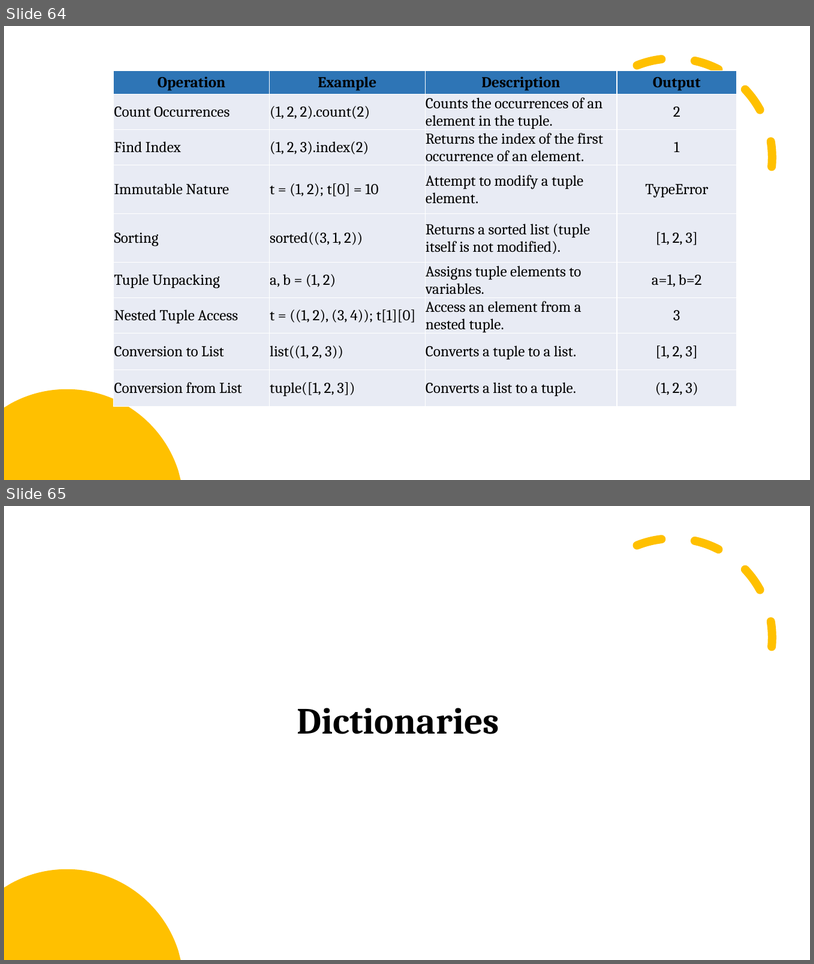
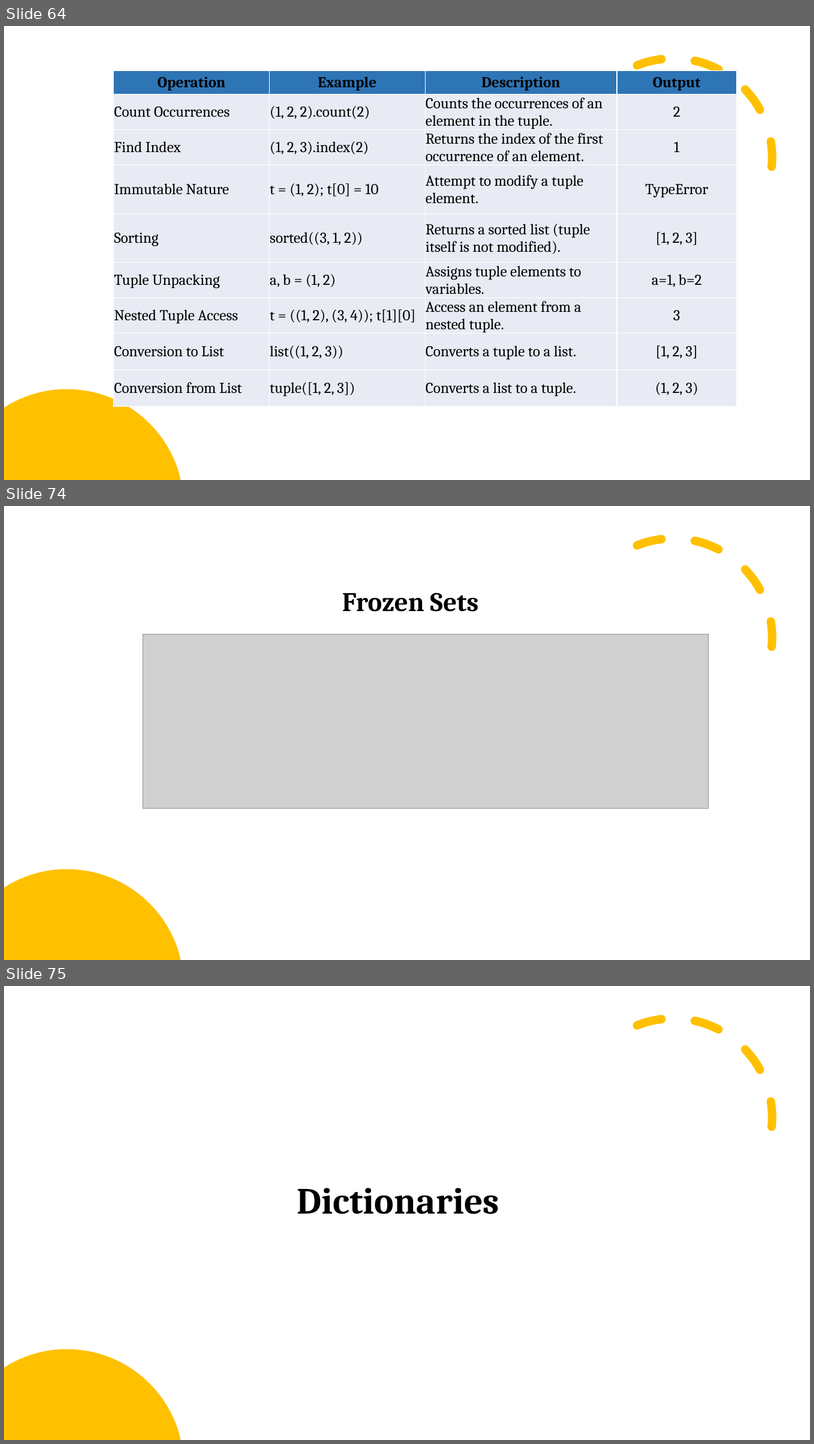
Before and after one commit to arrojuh/python_vishal, a slide deck: Learning_python.pptx. Shown one above the other, each under a label of ours: slides 64 and 65 before the commit, slides 64, 74 and 75 after it; the slides between them are not shown. The pictures are 814x964 and 814x1444 pixels, drawn with LibreOffice and Linux fonts; fonts in the diff are those of the drawing; grey boxes stand for pictures. Boxes give left, top, right and bottom in pixels: in the first picture for what was removed or moved away, otherwise in the second. Text is boxed around its words. In the diff, an @@ line names an element or a change of style, - is before the commit and + after.

```diff
--- a/Learning_python.pptx
+++ b/Learning_python.pptx
@@ slide 74 added at box(4, 506, 810, 960), background #FFFFFF @@
@@ arc (boxed as its full ellipse) added at box(543, 507, 804, 768), outline #FFC000 10 pt dashed @@
@@ text added at box(342, 592, 479, 612), 32 pt, text #000000, bold @@
+Frozen Sets
@@ picture added at box(143, 634, 709, 808) @@
@@ freeform shape added at box(4, 869, 180, 960), fill #FFC000 @@
@@ what was slide 65 is now slide 75 @@
```
Also in this commit, not shown: 3 slides changed, 9 other slides added.
